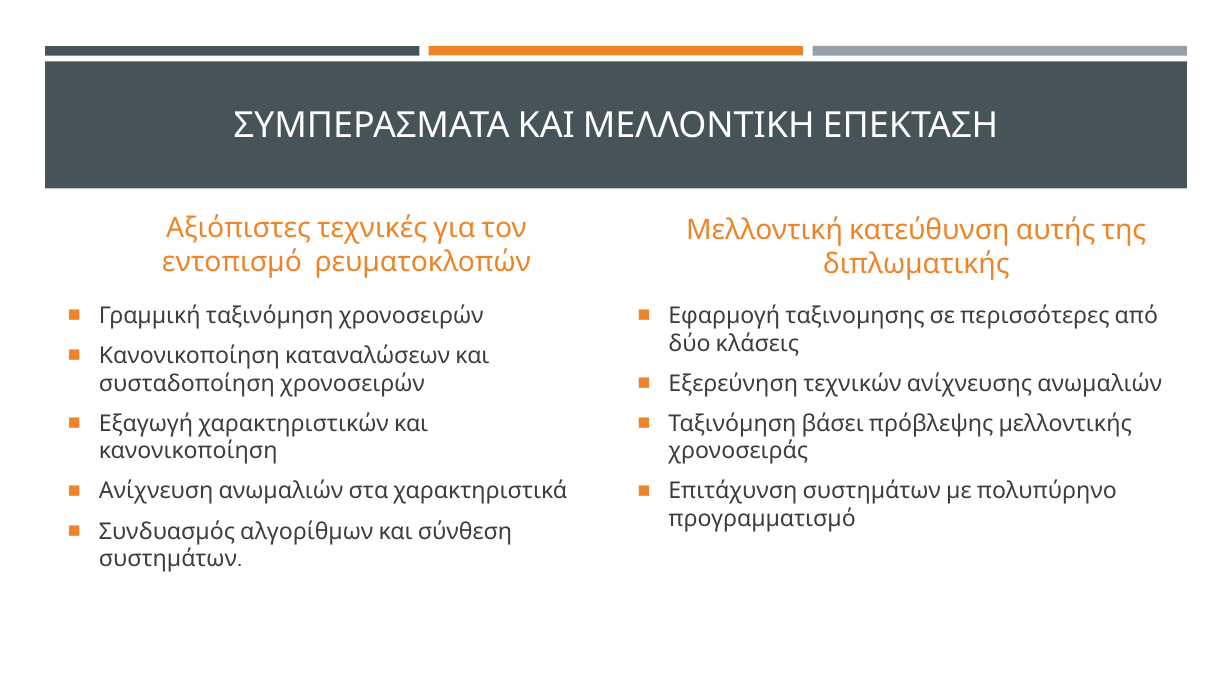
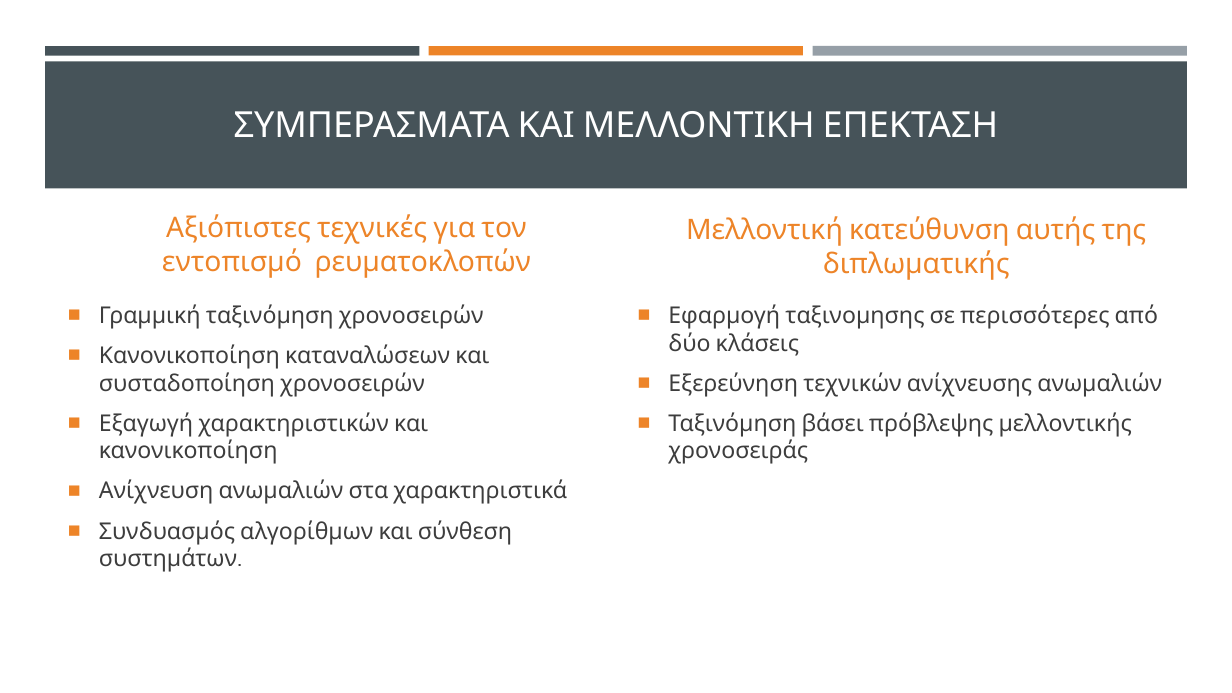
Before and after one commit to thanmitsel/Theft-detection, a slide deck: slide 18 of LateX/Presentation/Ανιχνευση μη τεχνικων απωλειων με συστηματα μηχανικης μαθησης.pptx. Drawn at 1232x693 pixels with LibreOffice and Linux fonts; fonts in the diff are those of the drawing. Boxes give left, top, right and bottom in pixels: in the first picture for what was removed or moved away, otherwise in the second. Text is boxed around its words. In the diff, an @@ line names an element or a change of style, - is before the commit and + after.

```diff
--- a/LateX/Presentation/Ανιχνευση μη τεχνικων απωλειων με συστηματα μηχανικης μαθησης.pptx
+++ b/LateX/Presentation/Ανιχνευση μη τεχνικων απωλειων με συστηματα μηχανικης μαθησης.pptx
@@ text at bbox=[668, 479, 1117, 532]: paragraph removed @@
-■ Επιτάχυνση συστημάτων με πολυπύρηνο προγραμματισμό
```
Also in this commit, not shown: 10 other slides changed, 3 other files.
